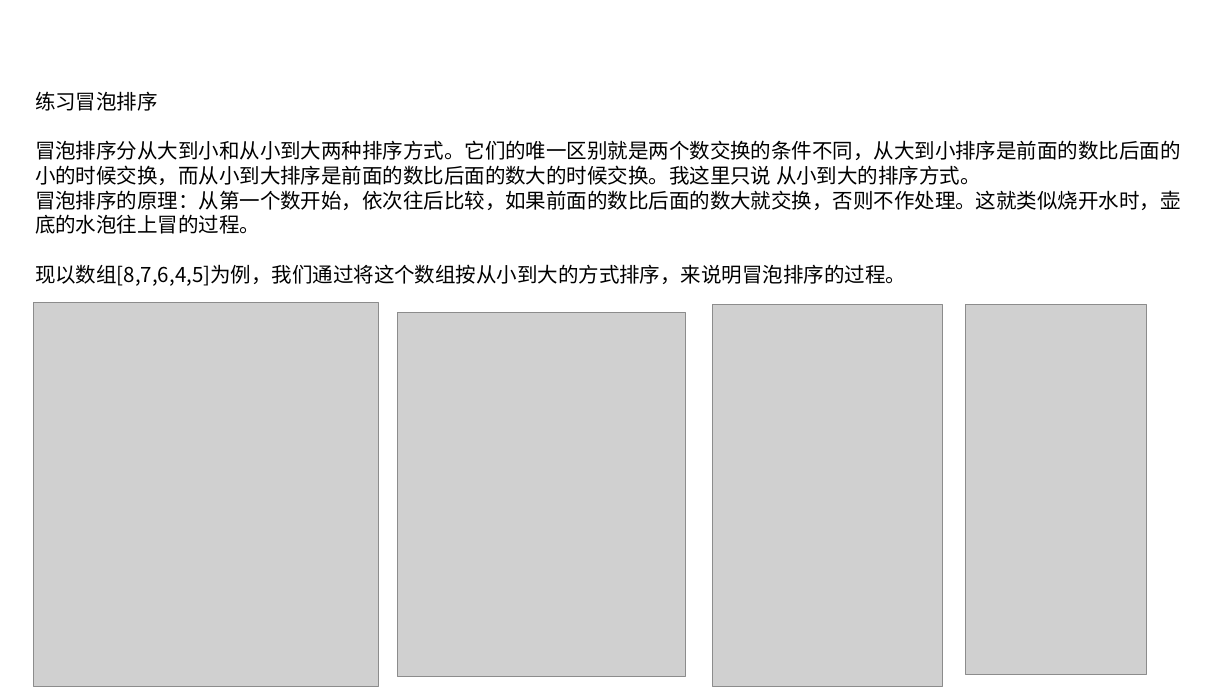
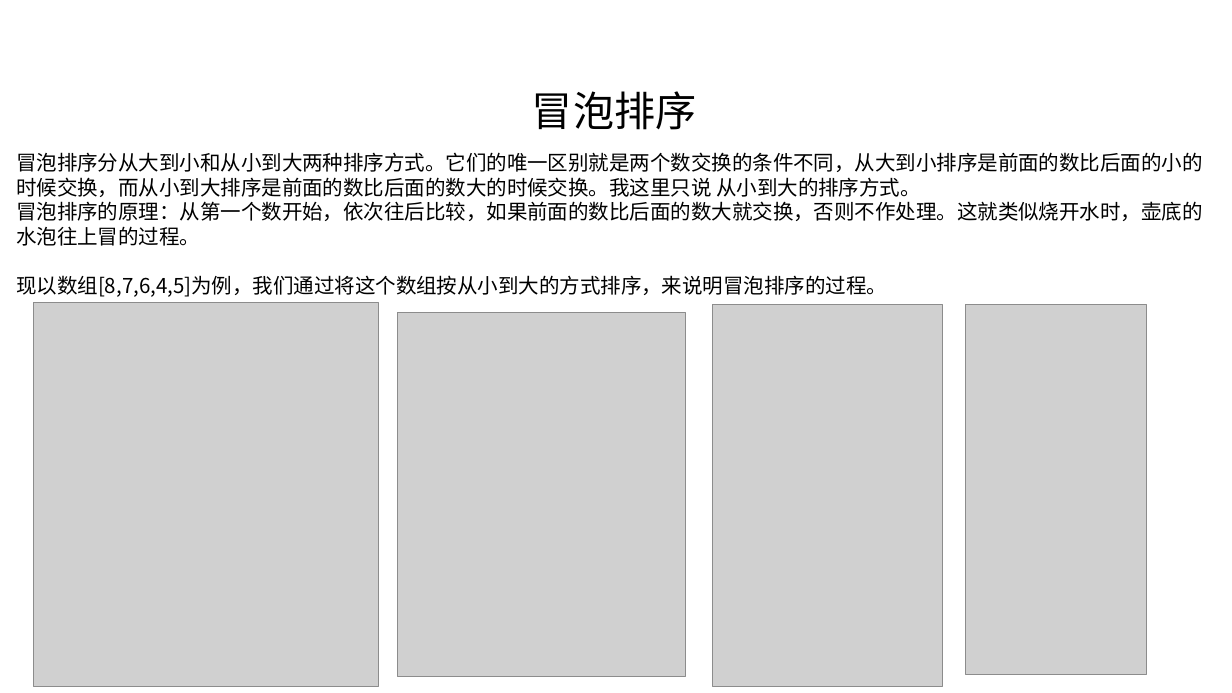
Before and after one commit to linkknown/PPT, a slide deck: slide 5 of 基础PPT/第3章：Java数组简介.pptx (slide 4 before the commit). Drawn at 1232x693 pixels with LibreOffice and Linux fonts; fonts in the diff are those of the drawing; grey boxes stand for pictures; background and template pictures are left out. Boxes give left, top, right and bottom in pixels: in the first picture for what was removed or moved away, otherwise in the second. Text is boxed around its words. In the diff, an @@ line names an element or a change of style, - is before the commit and + after.

```diff
--- a/基础PPT/第3章：Java数组简介.pptx
+++ b/基础PPT/第3章：Java数组简介.pptx
@@ text at bbox=[35, 91, 158, 111]: paragraph removed @@
-练习冒泡排序
@@ text added at bbox=[532, 91, 696, 130], 32 pt, text #000000 @@
+冒泡排序
@@ text "冒泡排序分从大到小和从小到大两种排序方式。它们的唯一区别就是两个数交换的条件不同，从大到小排序是前面的数比后面的小的时候 ...": place and size @@
-text "冒泡排序分从大到小和从小到大两种排序方式。它们的唯一区别就是两个数交换的条件不同，从大到小排序是前面的数比后面的小的时候 ..." at bbox=[35, 91, 1181, 286]
+text "冒泡排序分从大到小和从小到大两种排序方式。它们的唯一区别就是两个数交换的条件不同，从大到小排序是前面的数比后面的小的时候 ..." at bbox=[16, 152, 1202, 297]
```
Also in this commit, not shown: 4 other slides changed, 1 slide added, 2 slides removed, 1 other file.
